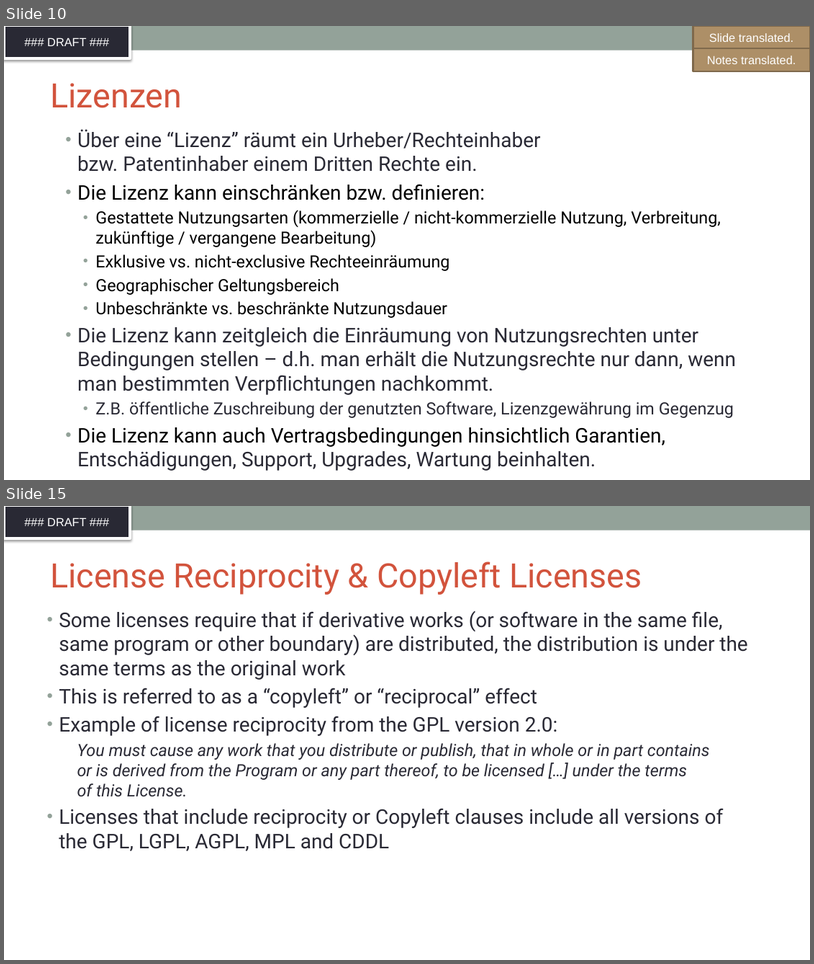
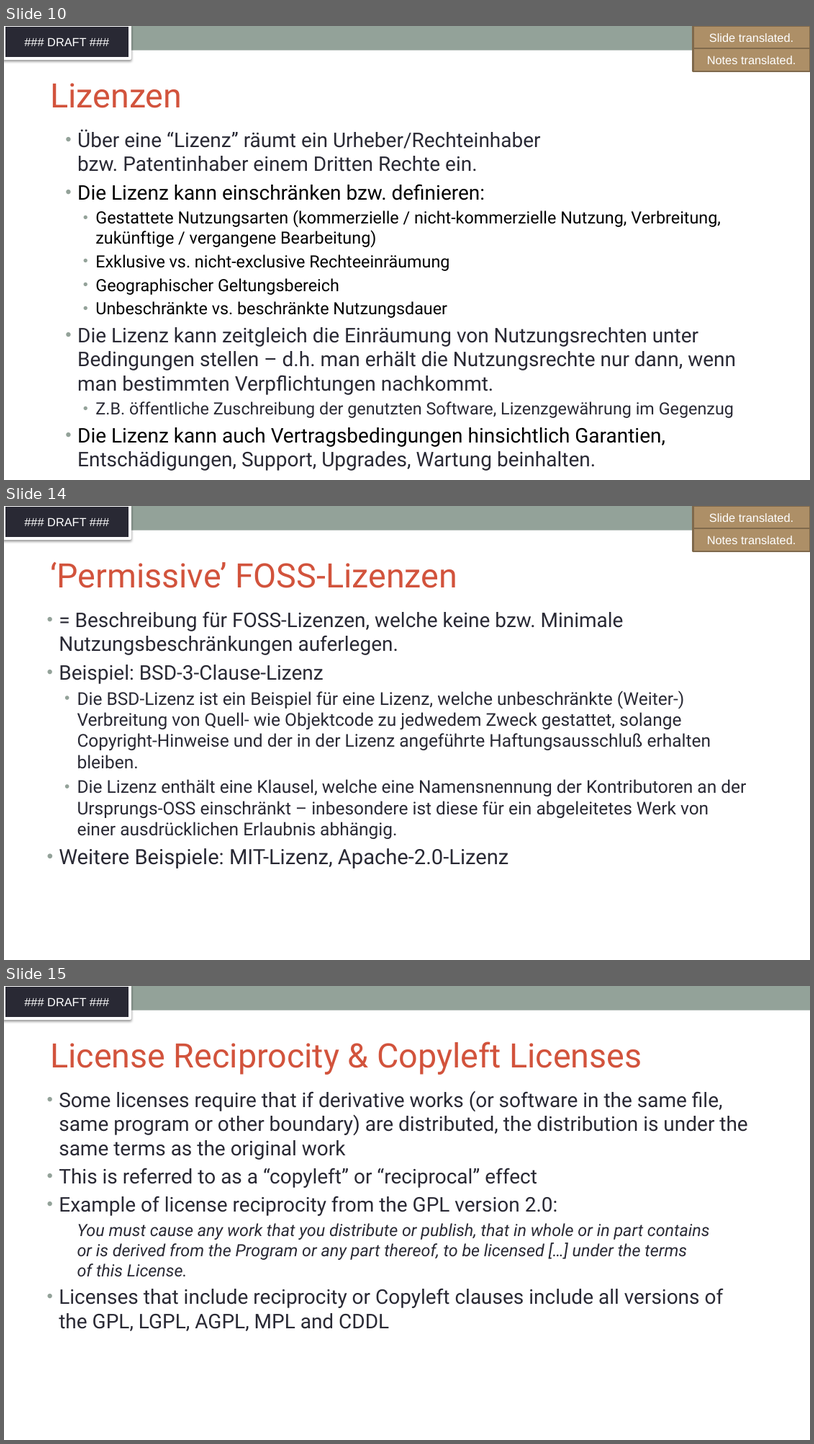
Before and after one commit to SThanheiser/curriculum, a slide deck: translation-DE/slides/DFT_openchain-curriculum-for-1-1_GER.pptx. Shown one above the other, each under a label of ours: slides 10 and 15 before the commit, slides 10, 14 and 15 after it; the slides between them are not shown. The pictures are 814x964 and 814x1444 pixels, drawn with LibreOffice and Linux fonts; fonts in the diff are those of the drawing; background and template pictures are left out. Boxes give left, top, right and bottom in pixels: in the first picture for what was removed or moved away, otherwise in the second. Text is boxed around its words. In the diff, an @@ line names an element or a change of style, - is before the commit and + after.

Commit message:
added translation for slides 11-14

```diff
--- a/translation-DE/slides/DFT_openchain-curriculum-for-1-1_GER.pptx
+++ b/translation-DE/slides/DFT_openchain-curriculum-for-1-1_GER.pptx
@@ slide 14 added at box(4, 506, 810, 960), background #FFFFFF; not listed: 2 template elements that a slide beside it also shows @@
@@ rectangle added at box(694, 506, 810, 529), fill #AD8F67, outline #806A4C 2 pt, 14 pt, text #FFFFFF @@
+Slide translated.
@@ rectangle added at box(694, 528, 810, 551), fill #AD8F67, outline #806A4C 2 pt, 14 pt, text #FFFFFF @@
+Notes translated.
@@ title added at box(50, 561, 458, 588), 40 pt, text #D2533C @@
+‘Permissive’ FOSS-Lizenzen
@@ text added at box(59, 611, 746, 868), 21 pt, text #292934 @@
+• = Beschreibung für FOSS-Lizenzen, welche keine bzw. Minimale Nutzungsbeschränkungen auferlegen.
+• Beispiel: BSD-3-Clause-Lizenz
+  • Die BSD-Lizenz ist ein Beispiel für eine Lizenz, welche unbeschränkte (Weiter-) Verbreitung von Quell- wie Objektcode zu jedwedem Zweck gestattet, solange Copyright-Hinweise und der in der Lizenz angeführte Haftungsausschluß erhalten bleiben.
+  • Die Lizenz enthält eine Klausel, welche eine Namensnennung der Kontributoren an der Ursprungs-OSS einschränkt – inbesondere ist diese für ein abgeleitetes Werk von einer ausdrücklichen Erlaubnis abhängig.
+• Weitere Beispiele: MIT-Lizenz, Apache-2.0-Lizenz
```
Also in this commit, not shown: 1 slide changed, 3 other slides added, 4 slides removed.
